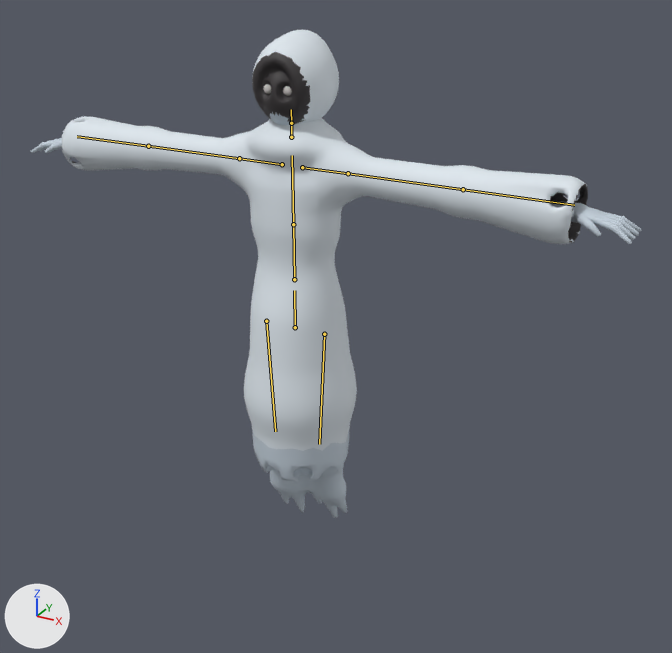
One commit to the FBX model Assets/Resources/Bodies/Ghost.fbx: the scene before it, then after it.
Before and after are seen from a 50 mm lens placed at (0.792, -1.291, 1.175), pointed at (0.082, 0.0, 0.529). Arrows for +X, +Y and +Z are at lower left; the lights stay in place. The picture after the commit comes second. The bones that change, and the others that lie on the model, are drawn over the model as lines.

The first picture shows 'GhostMesh'.
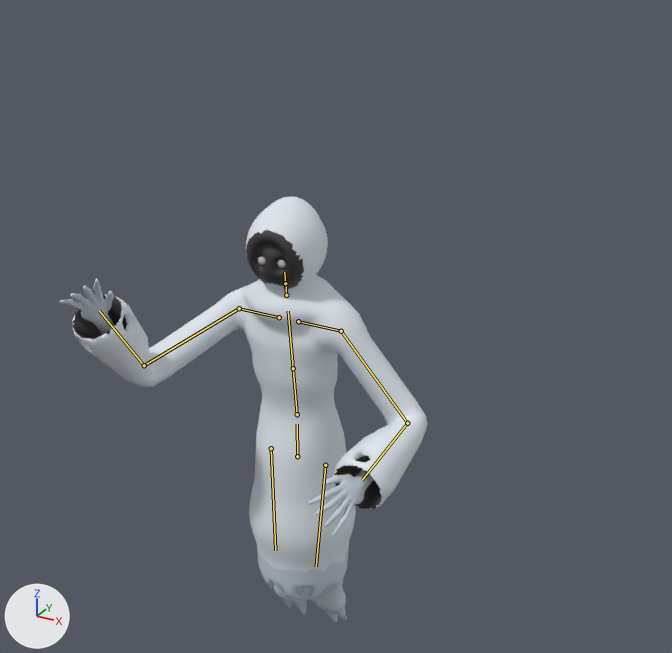
The newer file adds an action. The first version stands in its rest pose; the second is drawn at frame 38 of the action 'Ghost|Gather'.

The change, as a list of edits to the scene's bpy script:
```text
Change bone_hips:
    where bone_hips = bpy.data.objects['Ghost'].pose.bones['Hips']
    bone_hips.location: (0.0, 0.0, 0.0) -> (0.0, -0.266, 0.0)
Change bone_spine:
    where bone_spine = bpy.data.objects['Ghost'].pose.bones['Spine']  # child of 'Hips'
    bone_spine.rotation_quaternion: (1.0, 0.0, 0.0, 0.0) -> (0.999, 0.051, 0.0, 0.0)  # degrees (0, 0, 0) -> degrees (6, 0, 0)
Change bone_head:
    where bone_head = bpy.data.objects['Ghost'].pose.bones['Head']  # child of 'Neck'
    bone_head.rotation_quaternion: (1.0, 0.0, 0.0, 0.0) -> (0.999, 0.0, 0.035, 0.0)  # degrees (0, 0, 0) -> degrees (0, 4, 0)
Change bone_leftupperarm:
    where bone_leftupperarm = bpy.data.objects['Ghost'].pose.bones['LeftUpperArm']  # child of 'LeftShoulder'
    bone_leftupperarm.rotation_quaternion: (1.0, 0.0, 0.0, 0.0) -> (0.899, -0.438, 0.0, 0.0)  # degrees (0, 0, 0) -> degrees (-52, 0, 0)
Change bone_leftlowerarm:
    where bone_leftlowerarm = bpy.data.objects['Ghost'].pose.bones['LeftLowerArm']  # child of 'LeftUpperArm'
    bone_leftlowerarm.rotation_quaternion: (1.0, 0.0, 0.0, 0.0) -> (0.707, 0.0, 0.0, -0.707)  # degrees (0, 0, 0) -> degrees (0, 0, -90)
Change bone_rightupperarm:
    where bone_rightupperarm = bpy.data.objects['Ghost'].pose.bones['RightUpperArm']  # child of 'RightShoulder'
    bone_rightupperarm.rotation_quaternion: (1.0, 0.0, 0.0, 0.0) -> (0.77, -0.376, 0.464, 0.226)  # degrees (0, 0, 0) -> degrees (-52, 62, 0)
Change bone_rightlowerarm:
    where bone_rightlowerarm = bpy.data.objects['Ghost'].pose.bones['RightLowerArm']  # child of 'RightUpperArm'
    bone_rightlowerarm.rotation_quaternion: (1.0, 0.0, 0.0, 0.0) -> (0.707, 0.0, 0.0, 0.707)  # degrees (0, 0, 0) -> degrees (0, 0, 90)
```

Boxes [x1, y1, x2, y2] around the edits, measured in the pictures (672 x 653 px):
'GhostMesh', posed (40% narrower, 13% shorter)
    before: [31, 29, 641, 518]
    after: [60, 196, 427, 623]
bone 'Hips', root to tip
    before: (295, 327) to (294, 290)
    after: (297, 456) to (297, 424)
bone 'Spine', root to tip
    before: (294, 279) to (293, 224)
    after: (297, 414) to (293, 368)
bone 'Head', root to tip
    before: (291, 123) to (291, 109)
    after: (285, 283) to (284, 272)
bone 'LeftUpperArm', root to tip
    before: (348, 173) to (463, 189)
    after: (341, 331) to (407, 423)
bone 'LeftLowerArm', root to tip
    before: (463, 189) to (574, 205)
    after: (407, 423) to (362, 480)
bone 'RightUpperArm', root to tip
    before: (239, 158) to (148, 146)
    after: (239, 308) to (144, 365)
bone 'RightLowerArm', root to tip
    before: (148, 146) to (77, 136)
    after: (144, 365) to (99, 310)
